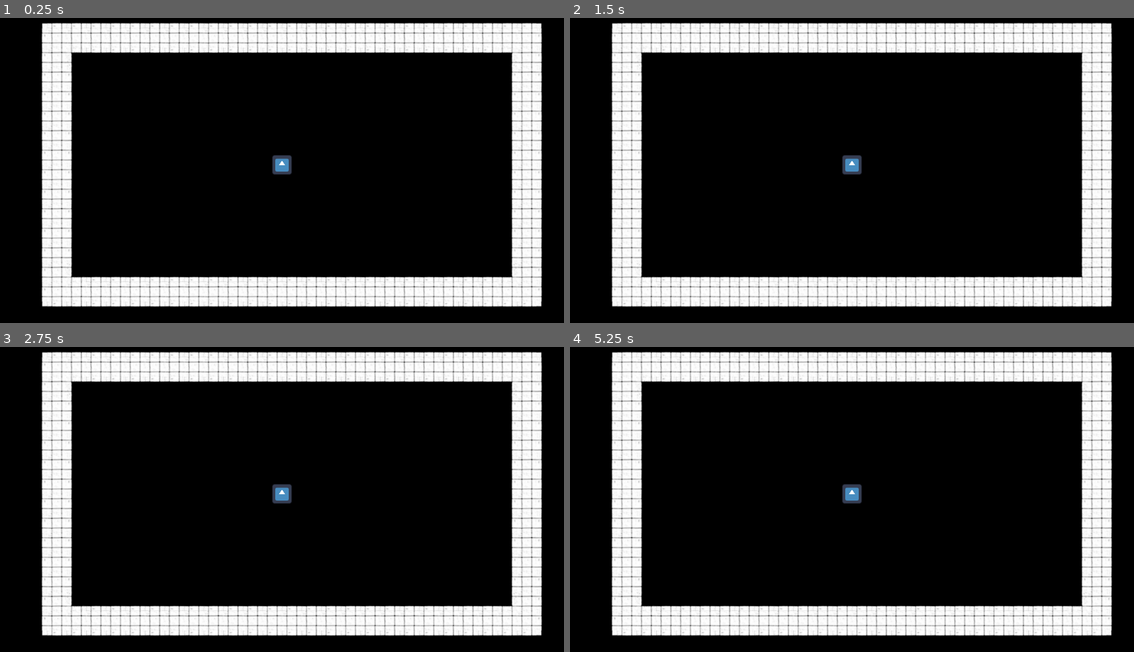
Above: before the commit, frames 1-4 (two rows, left to right).
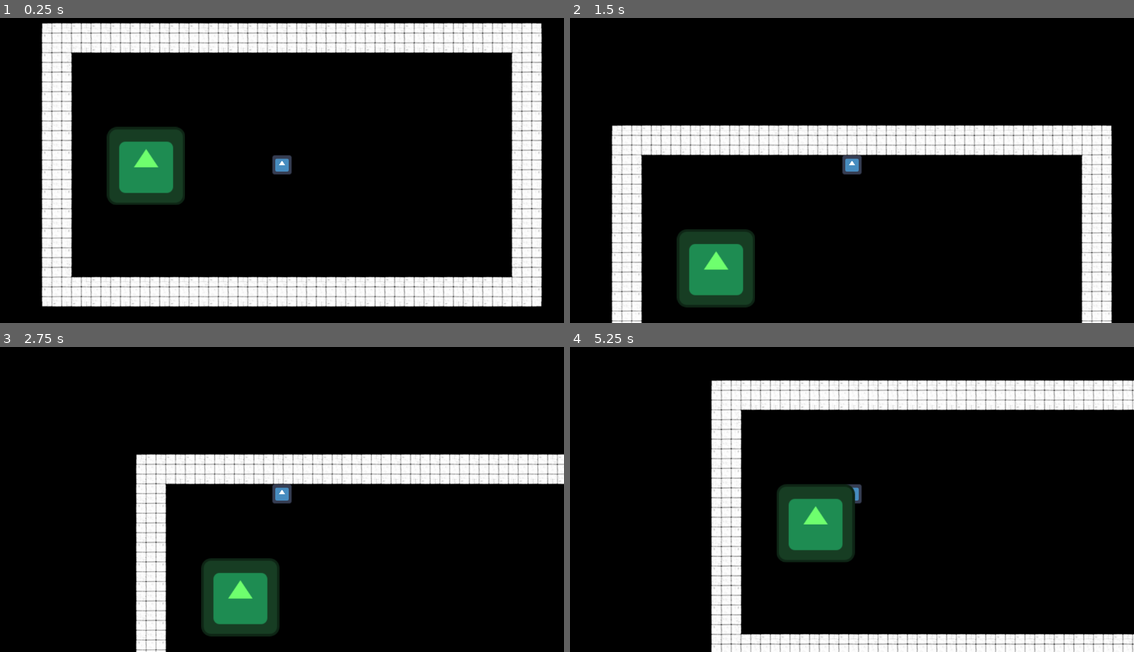
Above: after the commit, the same moments.

Repository: DBKGamedev/ScreamJameHorror
Game: Godot game, scene res://scenes/Rooms/Room_1.tscn
Same seed, same stepped clock (60 frames per second), same inputs: the game is played once before the commit and once after it. This scene is started directly instead of the project's main scene. The engine's default icon, where the game draws it, is replaced by a stand-in: a white triangle on a blue panel in a dark square.
Inputs:
- Up to frame 1 (0.25 s): no input
- Up to frame 2 (1.5 s): tap Enter at 0.5 s; hold E (Interact, bound only after the commit) 0.53-1.28 s; hold W (Up) from 0.53 s (still down); tap E (Interact, bound only after the commit) at 1.35 s
- Up to frame 3 (2.75 s): tap Space at 2 s; release W (Up) at 2.03 s; hold A (Left) from 2.03 s (still down); hold E (Interact, bound only after the commit) from 2.03 s (still down)
- Up to frame 4 (5.25 s): release E (Interact, bound only after the commit) at 2.78 s; tap E (Interact, bound only after the commit) at 2.85, 4.35 s; release A (Left) at 3.53 s; hold S (Down) 3.53-4.28 s; hold E (Interact, bound only after the commit) 3.53-4.28 s; hold D (Right) 4.28-5.03 s; hold W (Up) from 5.03 s (still down); hold E (Interact, bound only after the commit) from 5.03 s (still down)

The runs differ from the first frame. In frame 1, 3.5% of the frame differs, in the area x 18-33%, y 35-62%; in frame 2, 31%; in frame 3, 36%; in frame 4, 42%, in the area x 7-100%, y 1-100%.

Commit message:
interaction done

Diff:
--- /dev/null
+++ b/globals/signal_bus.gd
@@ -0,0 +1,3 @@
+extends Node
+
+signal on_player_died
--- a/project.godot
+++ b/project.godot
@@ -11,9 +11,13 @@
 [application]
 
 config/name="Horror_game"
-run/main_scene="uid://x127gceaeixm"
-config/features=PackedStringArray("4.5", "Forward Plus")
+run/main_scene="uid://csvwsbcynulct"
+config/features=PackedStringArray("4.4", "Forward Plus")
 config/icon="res://icon.svg"
+
+[autoload]
+
+SignalBus="*res://globals/signal_bus.gd"
 
 [dotnet]
 
@@ -45,3 +49,14 @@
 , Object(InputEventKey,"resource_local_to_scene":false,"resource_name":"","device":-1,"window_id":0,"alt_pressed":false …(186 unchanged characters)…
 ]
 }
+Interact={
+"deadzone": 0.2,
+"events": [Object(InputEventKey,"resource_local_to_scene":false,"resource_name":"","device":-1,"window_id":0,"alt_pressed":false,"shift_pressed":false,"ctrl_pressed":false,"meta_pressed":false,"pressed":false,"keycode":0,"physical_keycode":69,"key_label":0,"unicode":101,"location":0,"echo":false,"script":null)
+]
+}
+
+[layer_names]
+
+2d_physics/layer_1="world"
+2d_physics/layer_2="interaction"
+2d_physics/layer_3="props"
--- a/scenes/Rooms/Room_1.tscn
+++ b/scenes/Rooms/Room_1.tscn
@@ -1,7 +1,8 @@
-[gd_scene load_steps=5 format=4 uid="uid://b44vge5e3cwl2"]
+[gd_scene load_steps=6 format=4 uid="uid://csvwsbcynulct"]
 
 [ext_resource type="Texture2D" uid="uid://u27omohccwl1" path="res://assets/art/tiles/tileset.png" id="1_hnbyo"]
 [ext_resource type="PackedScene" uid="uid://b440u4pbfdpwr" path="res://scenes/player/player.tscn" id="1_scgta"]
+[ext_resource type="PackedScene" uid="uid://bfj851lbvm38i" path="res://scenes/test.tscn" id="3_aciaf"]
 
 [sub_resource type="TileSetAtlasSource" id="TileSetAtlasSource_fbq1s"]
 texture = ExtResource("1_hnbyo")
@@ -189,3 +190,6 @@
 tile_set = SubResource("TileSet_scgta")
 
 [node name="Player" parent="." instance=ExtResource("1_scgta")]
+
+[node name="test" parent="." instance=ExtResource("3_aciaf")]
+position = Vector2(-222, 2)
--- /dev/null
+++ b/scenes/interaction/interactable.gd
@@ -0,0 +1,9 @@
+extends Area2D
+
+signal interacted
+
+@export var interact_name : String = ""
+@export var is_interactable : bool = true
+
+var interact : Callable = func():
+	interacted.emit()
--- /dev/null
+++ b/scenes/interaction/interactable.tscn
@@ -0,0 +1,8 @@
+[gd_scene load_steps=2 format=3 uid="uid://ct67lmno2sx86"]
+
+[ext_resource type="Script" uid="uid://ct7b8hq357h3" path="res://scenes/interaction/interactable.gd" id="1_hrmu0"]
+
+[node name="interactable" type="Area2D"]
+collision_layer = 2
+collision_mask = 0
+script = ExtResource("1_hrmu0")
--- /dev/null
+++ b/scenes/interaction/interactor_component.gd
@@ -0,0 +1,33 @@
+extends Node2D
+
+var current_interactions := []
+var can_interact := true
+
+func _input(event: InputEvent) -> void:
+	if event.is_action_pressed("Interact") and can_interact:
+		if current_interactions:
+			can_interact = false
+
+			await current_interactions[0].interact.call()
+
+			can_interact = true
+
+
+func _process(_delta: float) -> void:
+	if current_interactions and can_interact:
+		current_interactions.sort_custom(_sort_by_nearest)
+
+
+
+func _sort_by_nearest(area1, area2):
+	var area1_dist = global_position.distance_to(area1.global_position)
+	var area2_dist = global_position.distance_to(area2.global_position)
+	return area1_dist < area2_dist
+
+
+func _on_interact_range_area_entered(area: Area2D) -> void:
+	current_interactions.push_back(area)
+
+
+func _on_interact_range_area_exited(area: Area2D) -> void:
+	current_interactions.erase(area)
--- /dev/null
+++ b/scenes/interaction/interactor_component.tscn
@@ -0,0 +1,19 @@
+[gd_scene load_steps=3 format=3 uid="uid://55yx3c7jrhbp"]
+
+[ext_resource type="Script" uid="uid://dmgka846kscbq" path="res://scenes/interaction/interactor_component.gd" id="1_td77p"]
+
+[sub_resource type="CircleShape2D" id="CircleShape2D_12bqy"]
+radius = 19.0263
+
+[node name="InteractorComponent" type="Node2D"]
+script = ExtResource("1_td77p")
+
+[node name="InteractRange" type="Area2D" parent="."]
+collision_layer = 0
+collision_mask = 2
+
+[node name="CollisionShape2D" type="CollisionShape2D" parent="InteractRange"]
+shape = SubResource("CircleShape2D_12bqy")
+
+[connection signal="area_entered" from="InteractRange" to="." method="_on_interact_range_area_entered"]
+[connection signal="area_exited" from="InteractRange" to="." method="_on_interact_range_area_exited"]
--- a/scenes/player/Player.gd
+++ b/scenes/player/Player.gd
@@ -2,7 +2,7 @@
 
 # Movement variables
 @export var speed := 220.0
-@export var rotate_sprite := true
+@export var rotate_sprite := false
 
 
 var health_component: HealthComponent
@@ -14,16 +14,14 @@
 		health_component.health_depleted.connect(on_health_depleted)
 
 func on_health_depleted():
-
-	print("Character died!")
-
+	SignalBus.on_player_died.emit()
 
 func _physics_process(_delta):
-	var input_dir := Input.get_vector("ui_left", "ui_right", "ui_up", "ui_down")
+	var input_dir := Input.get_vector("Left", "Right", "Up", "Down")
 	velocity = input_dir * speed
 	move_and_slide()
-	if rotate_sprite and velocity.length() > 0 and has_node("Sprite2D"):
-		$Sprite2D.rotation = velocity.angle()
+	if rotate_sprite and velocity.length() > 0 and has_node("PlayerSprite"):
+		$PlayerSprite.rotation = velocity.angle()
 
 func take_damage(amount: int):
 	if health_component:
--- /dev/null
+++ b/scenes/player/Room_1.tscn
@@ -0,0 +1,13 @@
+[gd_scene load_steps=3 format=3 uid="uid://5v5o38o1b2d1"]
+
+[ext_resource type="PackedScene" uid="uid://b440u4pbfdpwr" path="res://scenes/player/player.tscn" id="1_byo73"]
+
+[sub_resource type="TileSet" id="TileSet_scgta"]
+tile_size = Vector2i(32, 32)
+
+[node name="Room_1" type="Node2D"]
+
+[node name="Player" parent="." instance=ExtResource("1_byo73")]
+
+[node name="TileMapLayer" type="TileMapLayer" parent="."]
+tile_set = SubResource("TileSet_scgta")
--- a/scenes/player/player.tscn
+++ b/scenes/player/player.tscn
@@ -1,7 +1,9 @@
-[gd_scene load_steps=4 format=3 uid="uid://b440u4pbfdpwr"]
+[gd_scene load_steps=6 format=3 uid="uid://b440u4pbfdpwr"]
 
 [ext_resource type="Script" uid="uid://4grb4daqma43" path="res://scenes/player/Player.gd" id="1_dovo2"]
 [ext_resource type="Texture2D" uid="uid://b3ubbfybexhes" path="res://icon.svg" id="2_gmlin"]
+[ext_resource type="Script" uid="uid://d3hhf26x7rs5i" path="res://scripts/health_component.gd" id="2_lvxji"]
+[ext_resource type="PackedScene" uid="uid://55yx3c7jrhbp" path="res://scenes/interaction/interactor_component.tscn" id="4_lvxji"]
 
 [sub_resource type="RectangleShape2D" id="RectangleShape2D_kelw5"]
 size = Vector2(32, 32)
@@ -10,9 +12,17 @@
 motion_mode = 1
 script = ExtResource("1_dovo2")
 
+[node name="HealthComponent" type="Node" parent="."]
+script = ExtResource("2_lvxji")
+metadata/_custom_type_script = "uid://d3hhf26x7rs5i"
+
+[node name="InteractorComponent" parent="." instance=ExtResource("4_lvxji")]
+
 [node name="PlayerSprite" type="Sprite2D" parent="."]
 scale = Vector2(0.25, 0.25)
 texture = ExtResource("2_gmlin")
+region_rect = Rect2(0, 0, 128, 128)
+region_filter_clip_enabled = true
 
 [node name="CollisionShape2D" type="CollisionShape2D" parent="."]
 shape = SubResource("RectangleShape2D_kelw5")
--- /dev/null
+++ b/scenes/test.gd
@@ -0,0 +1,6 @@
+extends Node2D
+
+@onready var interactable: Area2D = $interactable
+
+func _on_interactable_interacted() -> void:
+	print("interacted")
--- /dev/null
+++ b/scenes/test.tscn
@@ -0,0 +1,23 @@
+[gd_scene load_steps=5 format=3 uid="uid://bfj851lbvm38i"]
+
+[ext_resource type="PackedScene" uid="uid://ct67lmno2sx86" path="res://scenes/interaction/interactable.tscn" id="1_bl13t"]
+[ext_resource type="Script" uid="uid://bvr0xqgax36h3" path="res://scenes/test.gd" id="1_iyx0m"]
+[ext_resource type="Texture2D" uid="uid://b3ubbfybexhes" path="res://icon.svg" id="2_iyx0m"]
+
+[sub_resource type="CircleShape2D" id="CircleShape2D_74lek"]
+radius = 168.36
+
+[node name="test" type="Node2D"]
+script = ExtResource("1_iyx0m")
+
+[node name="Sprite2D" type="Sprite2D" parent="."]
+modulate = Color(0.431373, 1, 0.431373, 1)
+texture = ExtResource("2_iyx0m")
+
+[node name="interactable" parent="." instance=ExtResource("1_bl13t")]
+interact_name = "dfgd"
+
+[node name="CollisionShape2D" type="CollisionShape2D" parent="interactable"]
+shape = SubResource("CircleShape2D_74lek")
+
+[connection signal="interacted" from="interactable" to="." method="_on_interactable_interacted"]
Not shown, changed: assets/art/tiles/tileset.png.import
Not shown, added: globals/signal_bus.gd.uid
Not shown, changed: icon.svg.import
Not shown, added: scenes/interaction/interactable.gd.uid
Not shown, added: scenes/interaction/interactor_component.gd.uid
Not shown, added: scenes/test.gd.uid
